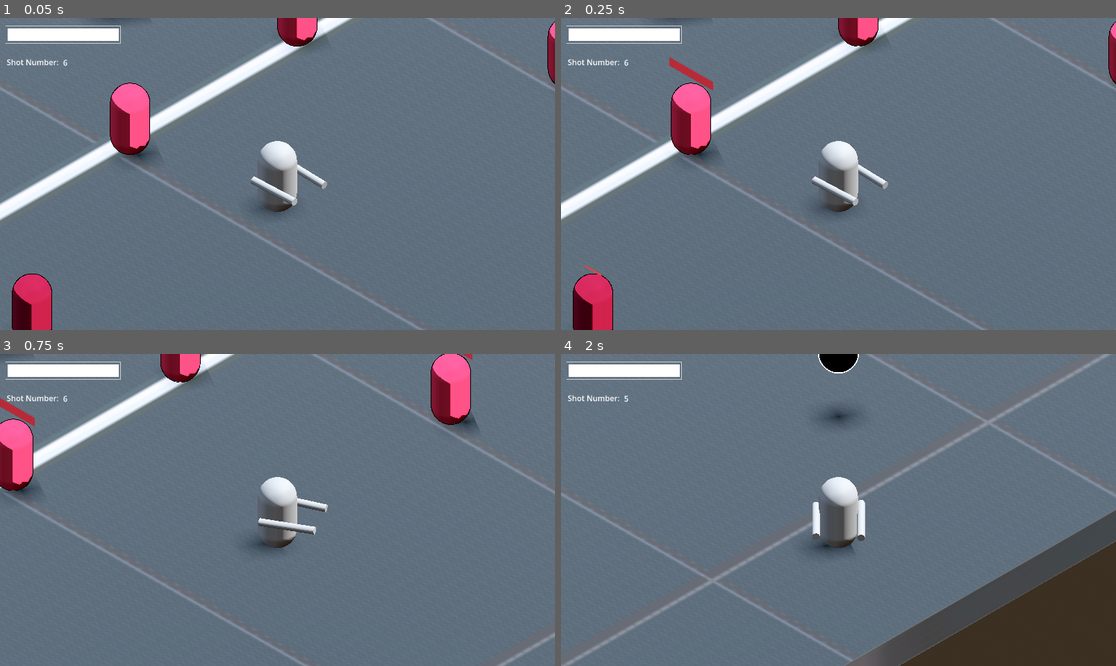
Above: before the commit, frames 1-4 (two rows, left to right).
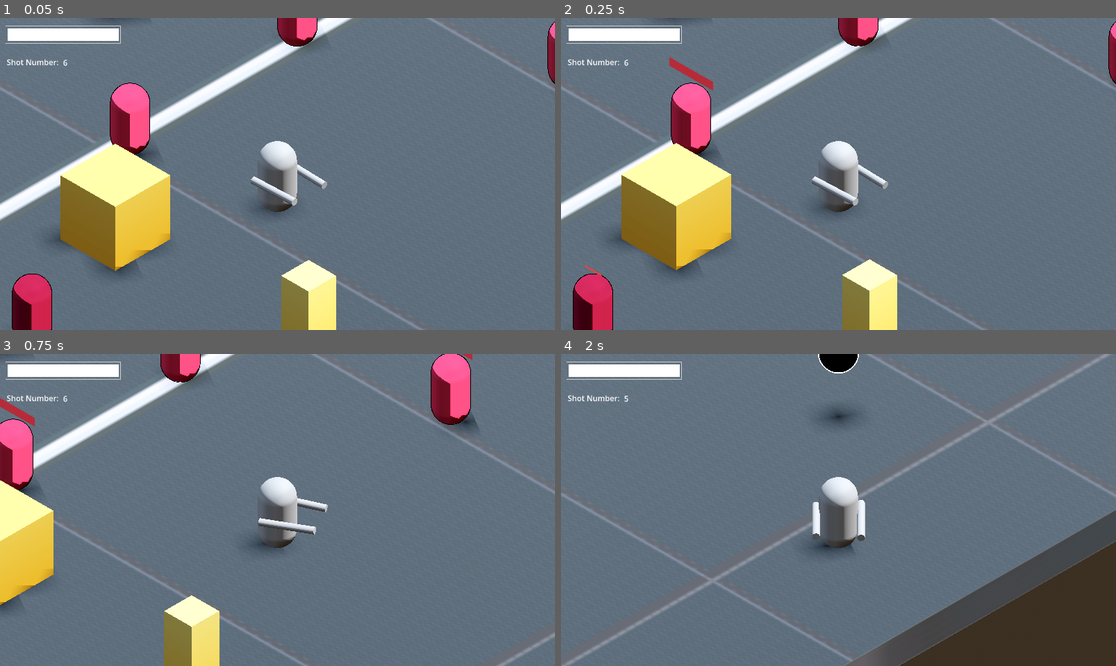
Above: after the commit, the same moments.

Repository: yashGhela/blame
Game: Godot game, scene res://levels/lab.tscn
Same seed, same stepped clock (60 frames per second), same inputs: the game is played once before the commit and once after it. The project has no main scene, so this scene is started directly.
Inputs (mouse positions are in pixels of both pictures, inside the frame that each line leads up to):
- Up to frame 1 (0.05 s): no input
- Up to frame 2 (0.25 s): no input
- Up to frame 3 (0.75 s): tap Enter at 0.5 s; move the mouse to (399, 494) at 0.52 s; hold D (right) from 0.53 s (still down); right-click (399, 494) at 0.6 s
- Up to frame 4 (2 s): tap Space (jump) at 0.77, 1.52 s; move the mouse to (727, 525) at 1.27 s; release D (right) at 1.28 s; hold S (back) from 1.28 s (still down); tap F (fire) at 1.35 s

The runs differ from the first frame. In frame 1, 8.3% of the frame differs, in the area x 9-61%, y 40-100%; in frame 2, 8.3%; in frame 3, 5.0%; in frame 4, nothing differs.
Error in both runs: Invalid access to property or key 'global_position' on a base object of type 'SubViewport'. (res://scripts/enemy_detector.gd:20)

Commit message:
restored

Diff:
--- a/gameplay-elements/baton.tscn
+++ b/gameplay-elements/baton.tscn
@@ -113,11 +113,13 @@
 rounded = true
 show_percentage = false
 
-[node name="StateMachine" type="Node" parent="." unique_id=1794563664]
+[node name="StateMachine" type="Node" parent="." unique_id=1794563664 node_paths=PackedStringArray("initial_state")]
 script = ExtResource("6_cxlqj")
+initial_state = NodePath("Wander")
 
-[node name="Wander" type="Node" parent="StateMachine" unique_id=1675788882]
+[node name="Wander" type="Node" parent="StateMachine" unique_id=1675788882 node_paths=PackedStringArray("enemy")]
 script = ExtResource("7_6kj7b")
+enemy = NodePath("../..")
 
 [node name="Chase" type="Node" parent="StateMachine" unique_id=1468216925]
 script = ExtResource("8_mglrk")
@@ -130,3 +132,5 @@
 metadata/_custom_type_script = "uid://b67xj6wef2lop"
 
 [node name="NavigationAgent3D" type="NavigationAgent3D" parent="." unique_id=1728999800]
+
+[node name="Timer" type="Timer" parent="." unique_id=2128350028]
--- a/levels/lab.tscn
+++ b/levels/lab.tscn
@@ -8,6 +8,9 @@
 [ext_resource type="PackedScene" uid="uid://ddgmqofrqjq3u" path="res://gameplay-elements/baton.tscn" id="6_m7mwk"]
 [ext_resource type="PackedScene" uid="uid://dqaq2e4ndjg72" path="res://gameplay-elements/pincer.tscn" id="7_nyxwp"]
 [ext_resource type="PackedScene" uid="uid://d4n1saad2w120" path="res://gameplay-elements/striker.tscn" id="8_iqmmm"]
+[ext_resource type="ArrayMesh" uid="uid://dkh6jptjdt5co" path="res://addons/kaykit_prototype_bits/Assets/obj/Pallet_Small.obj" id="9_b3q8b"]
+[ext_resource type="ArrayMesh" uid="uid://cjrtrudxblp36" path="res://addons/kaykit_prototype_bits/Assets/obj/Primitive_Cube_Small.obj" id="10_wjq2d"]
+[ext_resource type="ArrayMesh" uid="uid://b4bccuglmqb8k" path="res://addons/kaykit_prototype_bits/Assets/obj/Primitive_Pillar.obj" id="11_m7mk3"]
 
 [sub_resource type="ProceduralSkyMaterial" id="ProceduralSkyMaterial_h8r6w"]
 sky_horizon_color = Color(0.66224277, 0.6717428, 0.6867428, 1)
@@ -22,6 +25,12 @@
 tonemap_mode = 2
 glow_enabled = true
 
+[sub_resource type="SphereMesh" id="SphereMesh_kk6di"]
+
+[sub_resource type="NavigationMesh" id="NavigationMesh_b3q8b"]
+vertices = PackedVector3Array(-19.5, 1, 3.25, -4.5, 1, 3.25, -4.5, 1, 2.25, -4.75, 1, -19.5, -19.5, 1, -19.5, -1.5, 1, 1.75, -1.25, 1, 3, 1.25, 1, 3, 1.25, 1, 1.25, -4.25, 1, 1.75, 3, 1, 1, 3, 1, -19.5, 4.25, 1, 1, 4.5, 1, 2.5, 19.5, 1, 2.5, 19.5, 1, -19.5, 2.25, 3, 2, 2.25, 3, 3.25, 3.5, 3, 3.25, 3.5, 3, 2, 2.5, 1, 2.25, 2.5, 1, 3, 3.25, 1, 3, 3.25, 1, 2.25, 4.5, 1, 3.75, 4.75, 1, 19.5, 19.5, 1, 19.5, -3.5, 1.5, 2.75, -3.5, 1.5, 4, -2.25, 1.5, 4, -2.25, 1.5, 2.75, 1.5, 1, 4.25, -1.25, 1, 4.75, 4.25, 1, 4.25, -3, 1, 5, -3, 1, 19.5, -4.5, 1, 4.75, -19.5, 1, 19.5)
+polygons = [PackedInt32Array(1, 0, 2), PackedInt32Array(2, 0, 3), PackedInt32Array(3, 0, 4), PackedInt32Array(6, 5, 7), PackedInt32Array(7, 5, 8), PackedInt32Array(3, 9, 2), PackedInt32Array(8, 5, 9), PackedInt32Array(8, 9, 10), PackedInt32Array(10, 9, 11), PackedInt32Array(11, 9, 3), PackedInt32Array(13, 12, 14), PackedInt32Array(14, 12, 15), PackedInt32Array(15, 12, 11), PackedInt32Array(12, 10, 11), PackedInt32Array(19, 18, 16), PackedInt32Array(16, 18, 17), PackedInt32Array(23, 22, 20), PackedInt32Array(20, 22, 21), PackedInt32Array(13, 14, 24), PackedInt32Array(24, 14, 25), PackedInt32Array(25, 14, 26), PackedInt32Array(30, 29, 27), PackedInt32Array(27, 29, 28), PackedInt32Array(7, 31, 6), PackedInt32Array(6, 31, 32), PackedInt32Array(33, 24, 25), PackedInt32Array(32, 31, 33), PackedInt32Array(32, 33, 34), PackedInt32Array(34, 33, 35), PackedInt32Array(35, 33, 25), PackedInt32Array(34, 35, 36), PackedInt32Array(36, 35, 37), PackedInt32Array(36, 37, 0), PackedInt32Array(0, 1, 36)]
+
 [sub_resource type="StandardMaterial3D" id="StandardMaterial3D_kk6di"]
 albedo_texture = ExtResource("1_s7fyc")
 
@@ -31,8 +40,6 @@
 [sub_resource type="ConvexPolygonShape3D" id="ConvexPolygonShape3D_s7fyc"]
 points = PackedVector3Array(-20, -0.5, -20, -20, 0.5, -20, 20, -0.5, -20, -20, -0.5, 20, -20, 0.5, 20, 20, 0.5, -20, 20, -0.5, 20, 20, 0.5, 20)
 
-[sub_resource type="SphereMesh" id="SphereMesh_kk6di"]
-
 [node name="lab" type="Node3D" unique_id=1874987844]
 
 [node name="DirectionalLight3D" type="DirectionalLight3D" parent="." unique_id=1507294475]
@@ -41,15 +48,6 @@
 
 [node name="WorldEnvironment" type="WorldEnvironment" parent="." unique_id=637460417]
 environment = SubResource("Environment_kk6di")
-
-[node name="MeshInstance3D" type="MeshInstance3D" parent="." unique_id=1741927835]
-material_override = SubResource("StandardMaterial3D_kk6di")
-mesh = SubResource("BoxMesh_h8r6w")
-
-[node name="StaticBody3D" type="StaticBody3D" parent="MeshInstance3D" unique_id=186351245]
-
-[node name="CollisionShape3D" type="CollisionShape3D" parent="MeshInstance3D/StaticBody3D" unique_id=1912483422]
-shape = SubResource("ConvexPolygonShape3D_s7fyc")
 
 [node name="Player" parent="." unique_id=1172021385 instance=ExtResource("2_kk6di")]
 transform = Transform3D(1, 0, 0, 0, 1, 0, 0, 0, 1, 4.910486, 1.4999981, -1.276288)
@@ -86,3 +84,27 @@
 
 [node name="Striker" parent="." unique_id=1843178445 instance=ExtResource("8_iqmmm")]
 transform = Transform3D(1, 0, 0, 0, 1, 0, 0, 0, 1, 4.662665, 1.5, 7.3804927)
+
+[node name="NavigationRegion3D" type="NavigationRegion3D" parent="." unique_id=1846531072]
+navigation_mesh = SubResource("NavigationMesh_b3q8b")
+
+[node name="MeshInstance3D" type="MeshInstance3D" parent="NavigationRegion3D" unique_id=1741927835]
+material_override = SubResource("StandardMaterial3D_kk6di")
+mesh = SubResource("BoxMesh_h8r6w")
+
+[node name="StaticBody3D" type="StaticBody3D" parent="NavigationRegion3D/MeshInstance3D" unique_id=186351245]
+
+[node name="CollisionShape3D" type="CollisionShape3D" parent="NavigationRegion3D/MeshInstance3D/StaticBody3D" unique_id=1912483422]
+shape = SubResource("ConvexPolygonShape3D_s7fyc")
+
+[node name="PalletSmall" type="MeshInstance3D" parent="NavigationRegion3D" unique_id=1749599359]
+transform = Transform3D(1, 0, 0, 0, 1, 0, 0, 0, 1, -2.956401, 0.5, 3.4965563)
+mesh = ExtResource("9_b3q8b")
+
+[node name="PrimitiveCubeSmall" type="MeshInstance3D" parent="NavigationRegion3D" unique_id=730632370]
+transform = Transform3D(1, 0, 0, 0, 1, 0, 0, 0, 1, 2.9480476, 0.5, 2.6460946)
+mesh = ExtResource("10_wjq2d")
+
+[node name="PrimitivePillar" type="MeshInstance3D" parent="." unique_id=865051552]
+transform = Transform3D(1, 0, 0, 0, 1, 0, 0, 0, 1, 11.649477, 0.5, 4.3348517)
+mesh = ExtResource("11_m7mk3")
--- a/scripts/baton.gd
+++ b/scripts/baton.gd
@@ -2,79 +2,78 @@
 
 
 var health = 100
+
 @onready var ap: AnimationPlayer = $AnimationPlayer
 @onready var map: AnimationPlayer = $enemymodel/AnimationPlayer
 @onready var progress_bar: ProgressBar = $SubViewport/ProgressBar
 @onready var navagent: NavigationAgent3D = $NavigationAgent3D
+@onready var enemymodel: Node3D = $enemymodel
+
+@export var kd = 25.0
 
 var player
-var kv
-@onready var enemymodel: Node3D = $enemymodel
+var kv: Vector3 = Vector3.ZERO
+var mv: Vector3 = Vector3.ZERO
 
-var is_knocked=false
+var is_knocked = false
 var is_attacking = false
 
+
 func _ready() -> void:
-	progress_bar.value=health
+	progress_bar.value = health
 
-func _process(delta: float) -> void:
+
+func _process(_delta: float) -> void:
 	player = get_tree().get_first_node_in_group("Player")
-	progress_bar.value=health
-	if health<0:
+
+	progress_bar.value = health
+
+	if health <= 0:
 		queue_free()
+
 
 func _physics_process(delta: float) -> void:
 
-
-
-	var player = get_tree().get_first_node_in_group("Player")
-
-	var playerdist = global_position.distance_to(player.global_position)
-	var direction = global_position.direction_to(player.global_position)
-	direction.y=0
-
+	# Gravity
 	if not is_on_floor():
 		velocity += get_gravity() * delta
 
+	# Movement + knockback
+	velocity.x = mv.x + kv.x
+	velocity.z = mv.z + kv.z
 
-
-	if playerdist<8.0:
-		velocity.x = direction.x *3.0
-		velocity.z = direction.z *3.0
-
-	if playerdist<1:
-		is_attacking = true
-
-	#if !is_attacking and !is_knocked:
-		#map.play("rig|walk")
-	#elif !is_knocked:
-		#map.play("rig|whack")
-
-
-	if kv:
-		velocity=kv
+	# Slow down knockback
+	kv = kv.move_toward(
+		Vector3.ZERO,
+		kd * delta
+	)
 
 	move_and_slide()
 
 
-func get_knockback(direction, force,damage):
-	health-=damage
-	kv =  direction * force
+func get_knockback(direction, force, damage):
+	health -= damage
+
+	kv = direction * force
+
 	ap.play("flash")
-	is_knocked=true
-	map.play("flash")
+
+	is_knocked = true
+
+
+
 	await get_tree().create_timer(0.2).timeout
 
-	is_knocked=false
-	kv=Vector3.ZERO
+	is_knocked = false
+	kv = Vector3.ZERO
 
 
 func _on_hitzone_body_entered(body: Node3D) -> void:
 	if body.is_in_group("Player"):
-		body.health-=10
+		body.health -= 10
 		print(body.health)
 
 
 func _on_animation_player_animation_finished(anim_name: StringName) -> void:
 	if anim_name == "rig|whack":
-		is_attacking = false # Replace with function body. # Replace with function body.
+		is_attacking = false
--- a/scripts/baton/wander.gd
+++ b/scripts/baton/wander.gd
@@ -1,5 +1,96 @@
 extends State
 
+@export var enemy: CharacterBody3D
+@export var move_speed := 4.0
 
-@export var enemy:CharacterBody3D
-@export var move_speed:=4.0
+var player: CharacterBody3D
+var navagent: NavigationAgent3D
+
+@onready var timer: Timer = $"../../Timer"
+
+
+func enter():
+	if not enemy:
+		return
+
+	navagent = enemy.get_node("NavigationAgent3D")
+	player = get_tree().get_first_node_in_group("Player")
+
+	if not timer.timeout.is_connected(_on_timer_timeout):
+		timer.timeout.connect(_on_timer_timeout)
+
+	if not navagent.target_reached.is_connected(_on_target_reached):
+		navagent.target_reached.connect(_on_target_reached)
+
+	await get_tree().physics_frame
+	await get_tree().physics_frame
+
+	print("NAV MAP: ", navagent.get_navigation_map())
+
+	pick_new_target()
+
+
+func physics_update(_delta: float):
+	if not enemy or not navagent:
+		return
+
+	if navagent.is_navigation_finished():
+		enemy.mv = Vector3.ZERO
+		return
+
+	var npp: Vector3 = navagent.get_next_path_position()
+
+	var dir := enemy.global_position.direction_to(npp)
+
+	# Only move horizontally
+	dir.y = 0
+	dir = dir.normalized()
+
+	enemy.mv = dir * move_speed
+
+	var playerdist = enemy.global_position.distance_to(
+		player.global_position
+	)
+
+	if playerdist < 6.0:
+		Transitioned.emit(self, "Chase")
+
+
+func pick_new_target():
+	if not navagent:
+		return
+
+	var map = navagent.get_navigation_map()
+
+	if map == RID():
+		print("NO NAVIGATION MAP!")
+		return
+
+	var random_angle = randf() * TAU
+	var rand_dist = randf_range(2.0, 5.0)
+
+	var offset = Vector3(
+		cos(random_angle),
+		0,
+		sin(random_angle)
+	) * rand_dist
+
+	var target = enemy.global_position + offset
+
+	var closest_point = NavigationServer3D.map_get_closest_point(
+		map,
+		target
+	)
+
+	print("RANDOM TARGET: ", target)
+	print("NAV TARGET: ", closest_point)
+
+	navagent.target_position = closest_point
+
+
+func _on_timer_timeout():
+	pick_new_target()
+
+
+func _on_target_reached():
+	pick_new_target()
